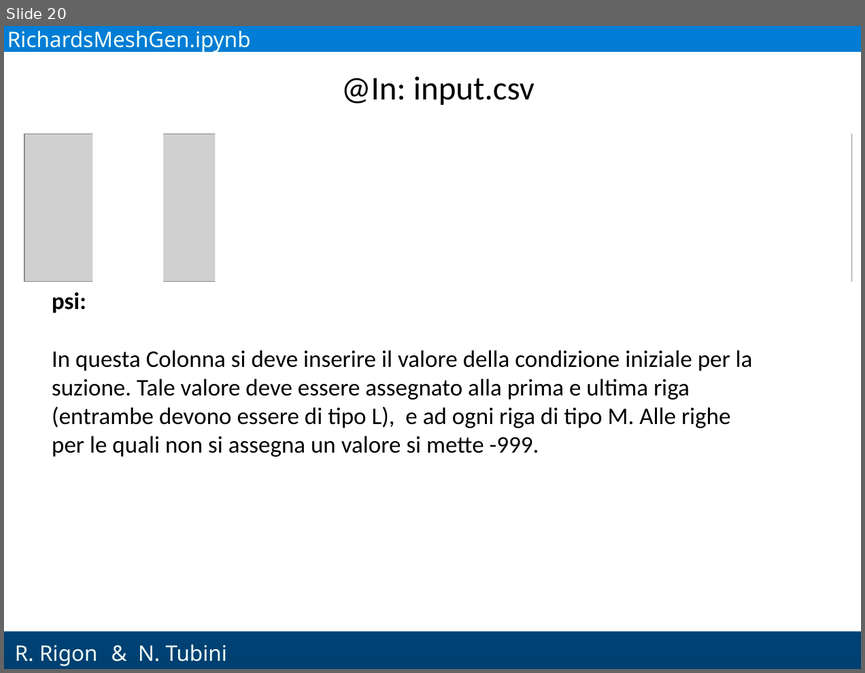
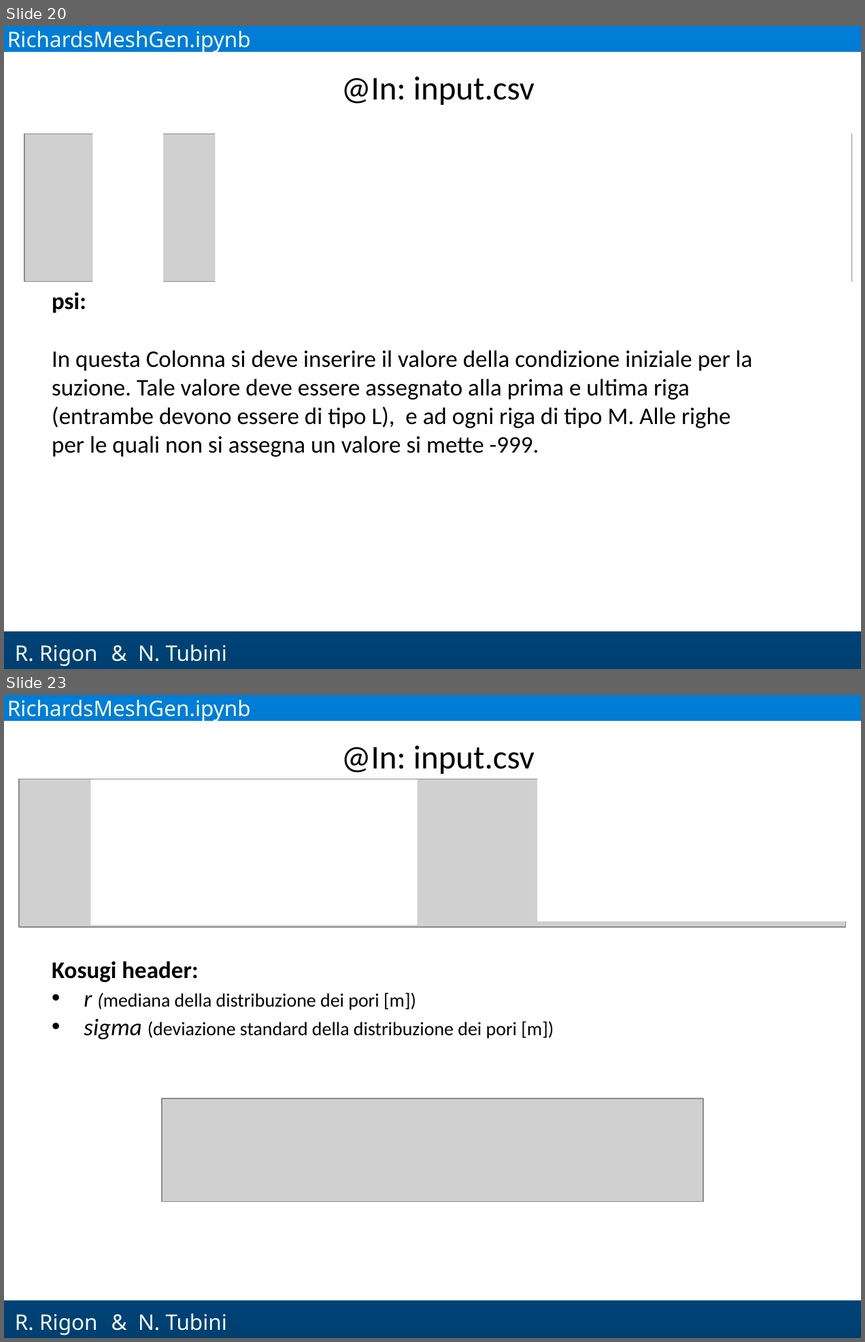
Before and after one commit to GEOframeOMSProjects/OMS_Project_Richards1D, a slide deck: Materials/Richards_OMS.pptx. Shown one above the other, each under a label of ours: slide 20 before the commit, slides 20 and 23 after it; the slides between them are not shown. The pictures are 865x673 and 865x1342 pixels, drawn with LibreOffice and Linux fonts; fonts in the diff are those of the drawing; grey boxes stand for pictures; background and template pictures are left out. Boxes give left, top, right and bottom in pixels: in the first picture for what was removed or moved away, otherwise in the second. Text is boxed around its words. In the diff, an @@ line names an element or a change of style, - is before the commit and + after.

```diff
--- a/Materials/Richards_OMS.pptx
+++ b/Materials/Richards_OMS.pptx
@@ slide 23 added at [4, 695, 861, 1338], background gradient #007DD6 to #004071; not listed: 2 template elements that a slide beside it also shows @@
@@ text added at [7, 700, 251, 722], 18 pt, text #F1FEF6 @@
+RichardsMeshGen.ipynb
@@ text added at [341, 745, 534, 774], 28 pt, text #000000 @@
+@In: input.csv
@@ rectangle added at [537, 775, 861, 921], fill #FFFFFF @@
@@ picture added at [20, 779, 847, 927] @@
@@ rectangle added at [90, 780, 417, 926], fill #FFFFFF @@
@@ text added at [52, 961, 553, 1039], 16 pt, text #000000 @@
+Kosugi header:
+• r (mediana della distribuzione dei pori [m])
+• sigma (deviazione standard della distribuzione dei pori [m])
@@ picture added at [162, 1098, 703, 1202] @@
@@ text added at [138, 1313, 227, 1330], 18 pt, text #F1FEF6 @@
+& N. Tubini
```
Also in this commit, not shown: 15 slides changed, 5 other slides added, 1 slide removed, 13 other files.
